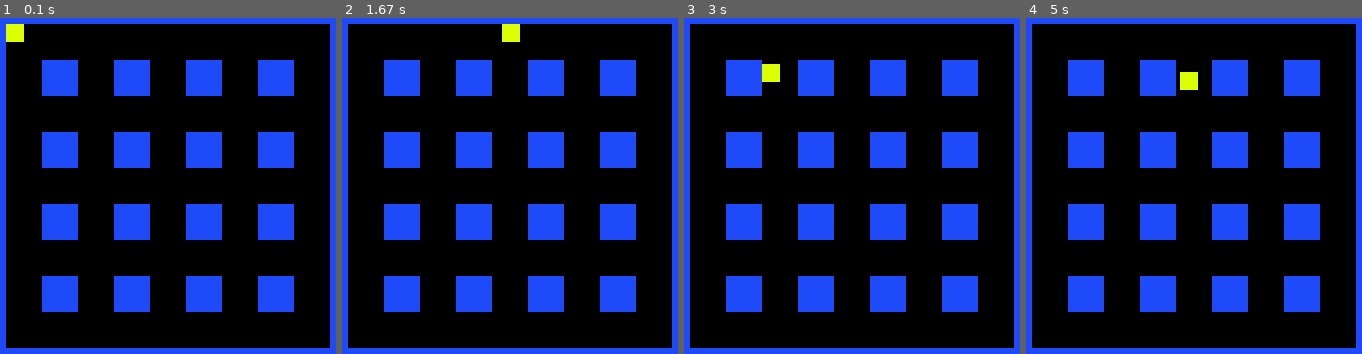
Above: before the commit, frames 1-4 (left to right).
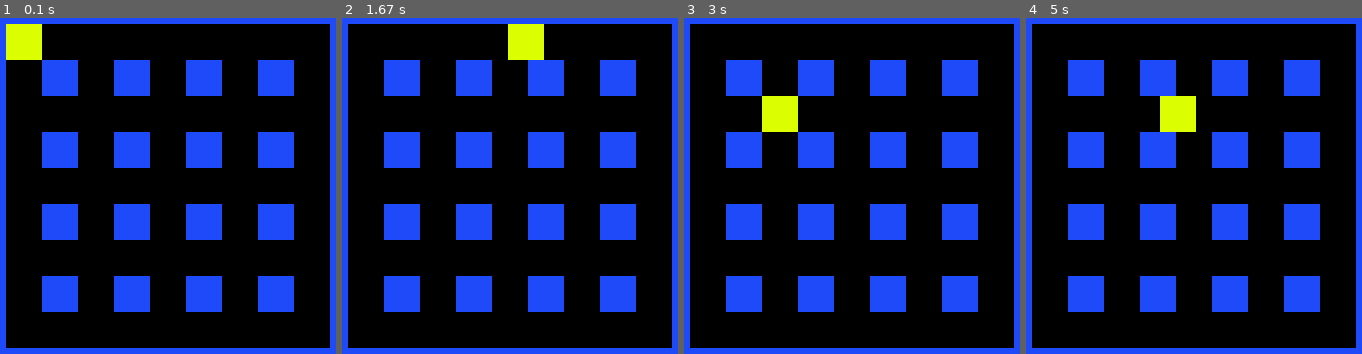
Above: after the commit, the same moments.

Repository: mylleri100/pygame1
Game: pygame game, started from 2d_GAME_CURRENT.py
The game is run twice, just before and just after one commit, with the same random seed, the same clock (stepped at 60 frames per second) and the same inputs.
Inputs:
- Up to frame 1 (0.1 s): no input
- Up to frame 2 (1.67 s): hold Right 0.33-0.8 s; hold Up 0.83-1.13 s; hold Right 1.17-1.63 s
- Up to frame 3 (3 s): hold Left 1.67-2.2 s; hold Down 2.23-2.53 s; hold Left 2.57-2.97 s
- Up to frame 4 (5 s): hold Up 3-3.37 s; hold Right 3.4-4.03 s; hold Down 4.07-4.43 s; hold Left 4.47-4.93 s; hold Right from 4.97 s (still down)

The runs differ from the first frame. In frame 1, 0.9% of the frame differs, in the area x 1-13%, y 1-13%; in frame 2, 1.1%; in frame 3, 1.4%, in the area x 23-34%, y 13-34%; in frame 4, 1.4%.

Commit message:
movement works perfect now

Diff:
--- a/2d_GAME_CURRENT.py
+++ b/2d_GAME_CURRENT.py
@@ -30,9 +30,8 @@
     def __init__(self, x, y):
         # Call the parent class (Sprite) constructor
         super().__init__()
-        self.count=-1
         self.dir="stop"
-        self.image = pygame.Surface([6*SIZE,6*SIZE])
+        self.image = pygame.Surface([12*SIZE,12*SIZE])
         self.image.fill(YELLOW)
         self.rect = self.image.get_rect()
         self.rect.x=x
@@ -47,7 +46,7 @@
         pressed = pygame.key.get_pressed()
         if pressed[pygame.K_LEFT]: self.dir="left"
         elif pressed[pygame.K_RIGHT]: self.dir="right"
-        elif pressed[pygame.K_UP] and self.nogo!="up" : self.dir="up"
+        elif pressed[pygame.K_UP] : self.dir="up"
         elif pressed[pygame.K_DOWN]: self.dir="down"
 
         if self.dir=="left": self.rect.x -= SPEED
@@ -56,18 +55,25 @@
         if self.dir=="down": self.rect.y += SPEED
 
         if pygame.sprite.spritecollideany(self,outer_wall_list) != None:
-            self.rect.x=orig_x
-            self.rect.y=orig_y
-            ## direction that collides=nogo
-            self.nogo=self.dir
+            # prevent player to go out from playfield corners
+            if prev_dir==self.dir:
+                self.rect.x = orig_x
+                self.rect.y = orig_y
+            # player continues move forward if tries to turn/collide a block
+            elif prev_dir=="left":
+                self.rect.x = orig_x-SPEED
+                self.rect.y = orig_y
+            elif prev_dir=="right":
+                self.rect.x = orig_x+SPEED
+                self.rect.y = orig_y
+            elif prev_dir=="up" :
+                self.rect.y = orig_y-SPEED
+                self.rect.x = orig_x
+            elif prev_dir=="down":
+                self.rect.y = orig_y+SPEED
+                self.rect.x = orig_x
             self.dir=prev_dir
-            self.count=5
-        else:
-            self.count-=1
-            if self.count<0:
-                self.nogo = "none"
-        #DEBUGGING
-        #print("nogo:", self.nogo)
+
 
 # --- Create the window
 # Initialize Pygame
